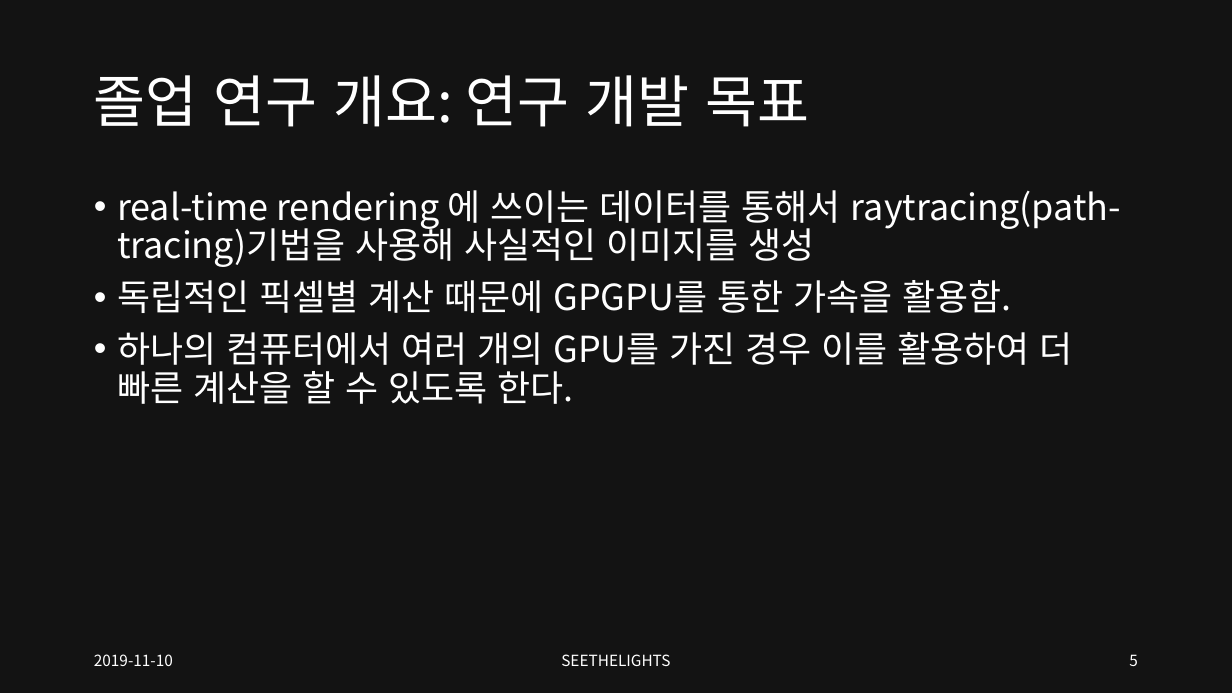
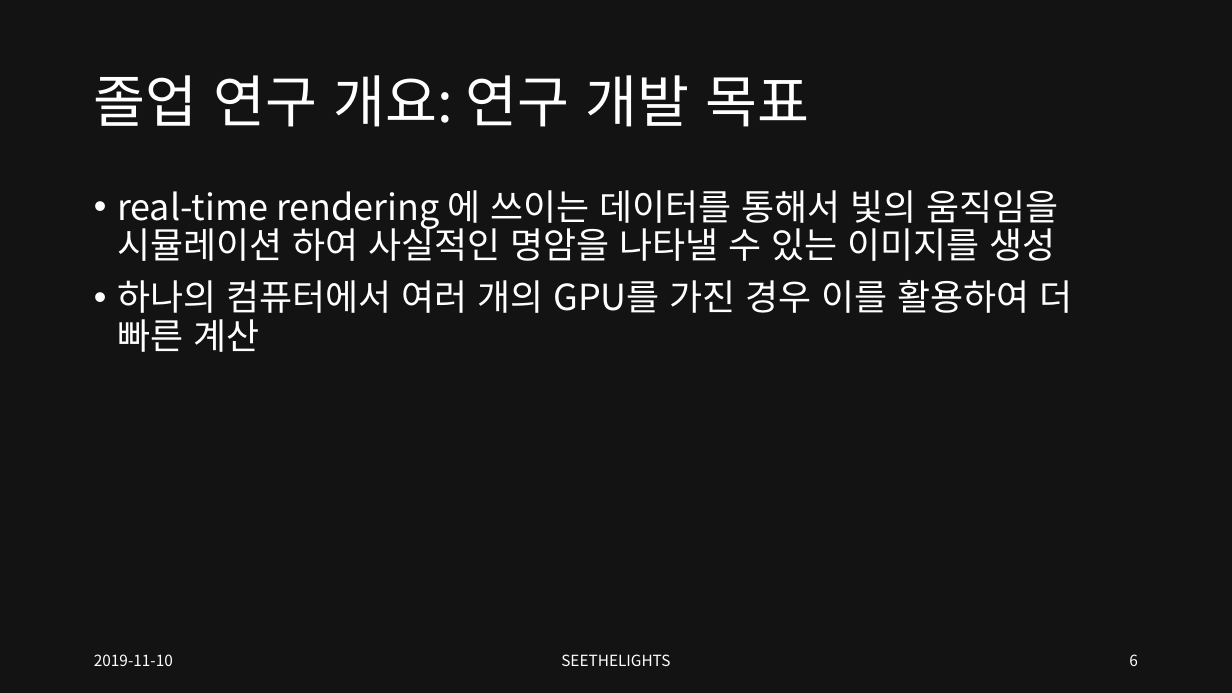
Before and after one commit to SEETHELGIHT/CapstonePlanning, a slide deck: slide 6 of doc/GPU-Accelerated_Ray_Tracing.pptx (slide 5 before the commit). Drawn at 1232x693 pixels with LibreOffice and Linux fonts; fonts in the diff are those of the drawing. Boxes give left, top, right and bottom in pixels: in the first picture for what was removed or moved away, otherwise in the second. Text is boxed around its words. In the diff, an @@ line names an element or a change of style, - is before the commit and + after.

```diff
--- a/doc/GPU-Accelerated_Ray_Tracing.pptx
+++ b/doc/GPU-Accelerated_Ray_Tracing.pptx
@@ text at (117,190,1073,352): text changed @@
-• real-time rendering 에 쓰이는 데이터를 통해서 raytracing(path-tracing)기법을 사용해 사실적인 이미지를 생성
-• 독립적인 픽셀별 계산 때문에 GPGPU를 통한 가속을 활용함.
-• 하나의 컴퓨터에서 여러 개의 GPU를 가진 경우 이를 활용하여 더 빠른 계산을 할 수 있도록 한다.
+• real-time rendering 에 쓰이는 데이터를 통해서 빛의 움직임을 시뮬레이션 하여 사실적인 명암을 나타낼 수 있는 이미지를 생성
+• 하나의 컴퓨터에서 여러 개의 GPU를 가진 경우 이를 활용하여 더 빠른 계산
@@ page number at (1129,654,1138,666): text changed @@
-5
+6
```
Also in this commit, not shown: 5 other slides changed, 6 slides added.
